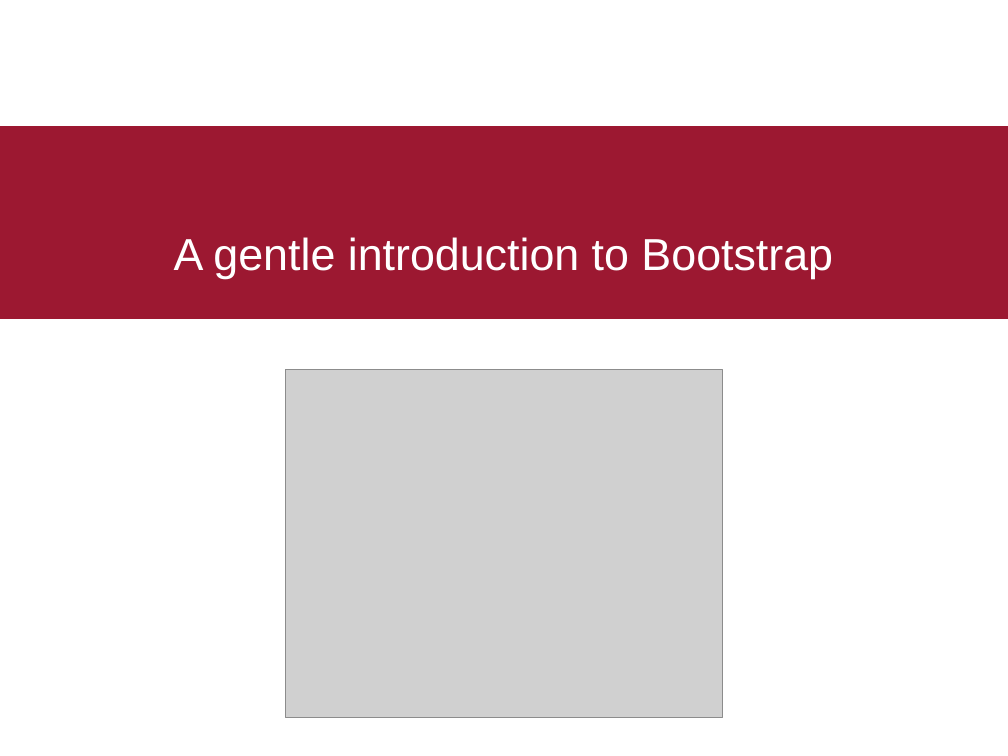
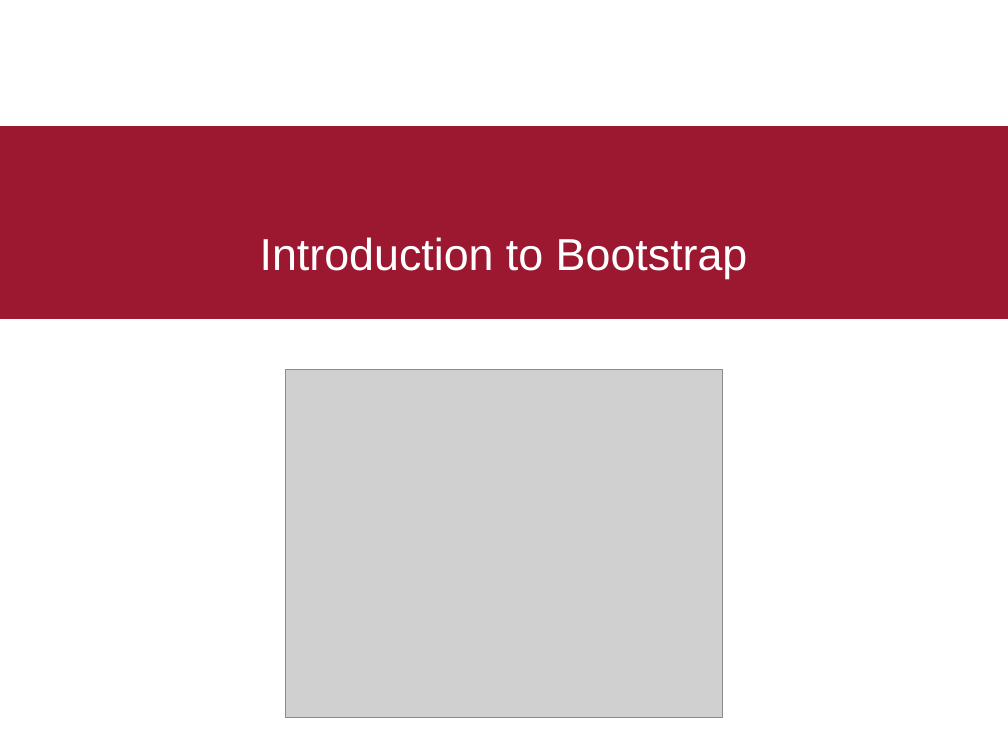
Before and after one commit to ekof-dss/teaching-samples-2021-22, a slide deck: slide 1 of presentations/03-03-bootstrap.ppt. Drawn at 1008x756 pixels with LibreOffice and Linux fonts; fonts in the diff are those of the drawing; grey boxes stand for pictures. Boxes give left, top, right and bottom in pixels: in the first picture for what was removed or moved away, otherwise in the second. Text is boxed around its words. In the diff, an @@ line names an element or a change of style, - is before the commit and + after.

```diff
--- a/presentations/03-03-bootstrap.ppt
+++ b/presentations/03-03-bootstrap.ppt
@@ title at (x1=260, y1=237, x2=748, y2=279): text changed @@
-A gentle introduction to Bootstrap
+Introduction to Bootstrap
```
Also in this commit, not shown: 17 other files.
